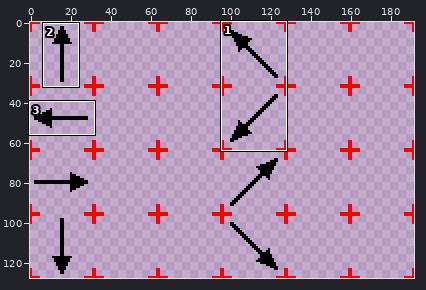
Sprite sheet, stored at src/main/express/public/img/character_test.png. Above: a wide view before the commit, with the close-up outlined.
Close-up. Earlier state:
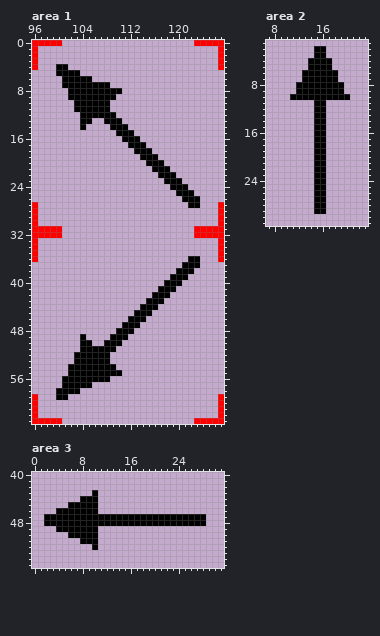
The file is 192x128 pixels. Shown: area 1: x 96..127, y 0..63; area 2: x 7..23, y 1..31; area 3: x 0..31, y 40..55. The commit also changed other parts of the picture, which this record leaves out.
Once edited:
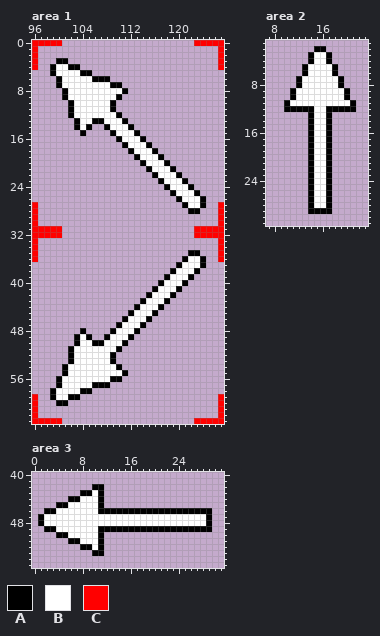
Palette (. is transparent): A #000000  B #ffffff  C #ff0000
Change:
Area 1:
y 3: x 100..101 .. -> AA
y 4: x 99..103 .AA.. -> ABBAA
y 5: x 99..105 .AAAA.. -> ABBBBAA
y 6: x 100..108 .AAAAA... -> ABBBBBAAA
y 7: x 100..110 .AAAAAAAA.. -> ABBBBBBBBAA
y 8: x 101..111 .AAAAAAAAA. -> ABBBBBBBBBA
y 9: x 101..110 .AAAAAAAA. -> ABBBBBBBBA
y 10..11: x 102..109 .AAAAAA. -> ABBBBBBA
y 12: x 102..110 ..AAAAAA. -> ABBBBBBBA
y 13: x 103..111 .AA..AAA. -> ABBAABBBA
y 14: x 103..105 .A. -> ABA; x 108..112 .AAA. -> ABBBA
y 15: x 104 . -> A; x 109..113 .AAA. -> ABBBA
y 16: x 110..114 .AAA. -> ABBBA
y 17: x 111..115 .AAA. -> ABBBA
y 18: x 112..116 .AAA. -> ABBBA
y 19: x 113..117 .AAA. -> ABBBA
y 20: x 114..118 .AAA. -> ABBBA
y 21: x 115..119 .AAA. -> ABBBA
y 22: x 116..120 .AAA. -> ABBBA
y 23: x 117..121 .AAA. -> ABBBA
y 24: x 118..122 .AAA. -> ABBBA
y 25: x 119..123 .AAA. -> ABBBA
y 26: x 120..124 .AAA. -> ABBBA
y 27: x 121..124 .AA. -> ABBA
y 28: x 122..123 .. -> AA
y 35: x 122..123 .. -> AA
y 36: x 121..124 .AA. -> ABBA
y 37: x 120..124 .AAA. -> ABBBA
y 38: x 119..123 .AAA. -> ABBBA
y 39: x 118..122 .AAA. -> ABBBA
y 40: x 117..121 .AAA. -> ABBBA
y 41: x 116..120 .AAA. -> ABBBA
y 42: x 115..119 .AAA. -> ABBBA
y 43: x 114..118 .AAA. -> ABBBA
y 44: x 113..117 .AAA. -> ABBBA
y 45: x 112..116 .AAA. -> ABBBA
y 46: x 111..115 .AAA. -> ABBBA
y 47: x 110..114 .AAA. -> ABBBA
y 48: x 104 . -> A; x 109..113 .AAA. -> ABBBA
y 49: x 103..105 .A. -> ABA; x 108..112 .AAA. -> ABBBA
y 50: x 103..111 .AA..AAA. -> ABBAABBBA
y 51: x 102..110 ..AAAAAA. -> ABBBBBBBA
y 52..53: x 102..109 .AAAAAA. -> ABBBBBBA
y 54: x 101..110 .AAAAAAAA. -> ABBBBBBBBA
y 55: x 101..111 .AAAAAAAAA. -> ABBBBBBBBBA
y 56: x 100..110 .AAAAAAAA.. -> ABBBBBBBBAA
y 57: x 100..108 .AAAAA... -> ABBBBBAAA
y 58: x 99..105 .AAAA.. -> ABBBBAA
y 59: x 99..103 .AA.. -> ABBAA
y 60: x 100..101 .. -> AA
Area 2:
y 3: x 14..17 .AA. -> ABBA
y 4: x 15..16 AA -> BB
y 5: x 13..18 .AAAA. -> ABBBBA
y 6: x 14..17 AAAA -> BBBB
y 7: x 12..19 .AAAAAA. -> ABBBBBBA
y 8: x 13..18 AAAAAA -> BBBBBB
y 9: x 11..20 .AAAAAAAA. -> ABBBBBBBBA
y 10: x 12..19 AAAAAAAA -> BBBBBBBB
y 11: x 10..21 .....AA..... -> ABBBBBBBBBBA
y 12: x 10..21 .....AA..... -> AAAAABBAAAAA
y 13..28: x 14..17 .AA. -> ABBA
y 29: x 14 . -> A; x 17 . -> A
Area 3:
y 42: x 10..11 .. -> AA
y 43: x 8..11 ..A. -> AABA
y 44: x 6..11 ..AAA. -> AABBBA
y 45: x 4..11 ..AAAAA. -> AABBBBBA
y 46: x 2..29 ..AAAAAAA................... -> AABBBBBBBAAAAAAAAAAAAAAAAAAA
y 47..48: x 1..29 .AAAAAAAAAAAAAAAAAAAAAAAAAAA. -> ABBBBBBBBBBBBBBBBBBBBBBBBBBBA
y 49: x 2..29 ..AAAAAAA................... -> AABBBBBBBAAAAAAAAAAAAAAAAAAA
y 50: x 4..11 ..AAAAA. -> AABBBBBA
y 51: x 6..11 ..AAA. -> AABBBA
y 52: x 8..11 ..A. -> AABA
y 53: x 10..11 .. -> AA
Where, in picture pixels (left, top, right, bottom), the same in both close-ups:
changed: (50, 58, 206, 214)
changed: (50, 250, 206, 406)
changed: (284, 52, 356, 214)
changed: (38, 484, 212, 556)
